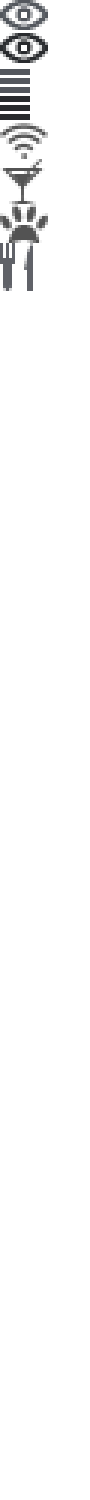
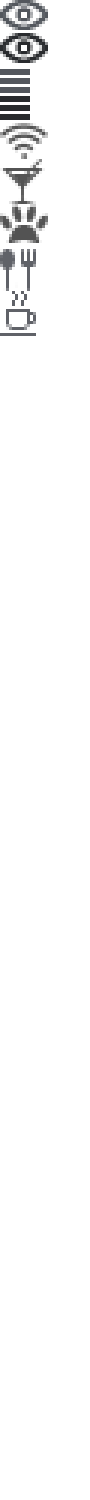
Layered file, before and after one edit (w=90, h=1500). Changes by layer:
added layer "Layer 8" above "Layer 7" over [0, 291, 36, 336]
painted on "Layer 7" over [0, 243, 36, 291]
